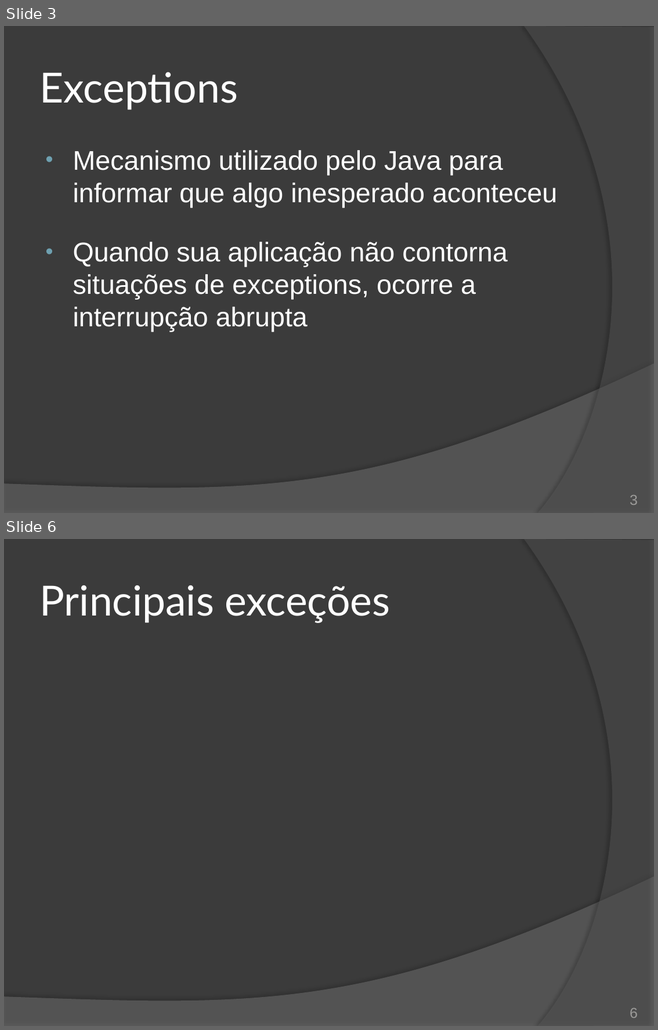
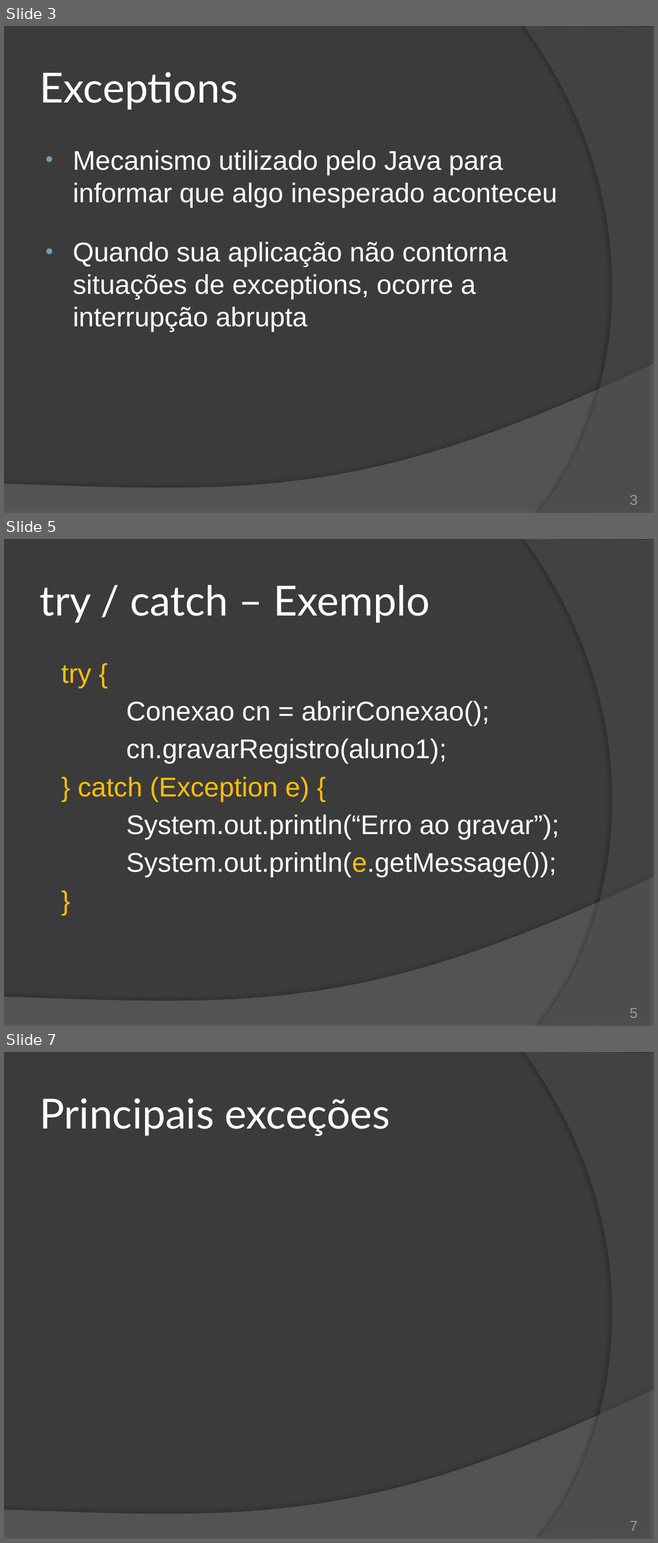
Before and after one commit to duchesqui/slzvieira-training, a slide deck: 2-Java-Programmer-Modulo-II/12.Capitulo06.pptx. Shown one above the other, each under a label of ours: slides 3 and 6 before the commit, slides 3, 5 and 7 after it; the slides between them are not shown. The pictures are 658x1030 and 658x1543 pixels, drawn with LibreOffice and Linux fonts; fonts in the diff are those of the drawing. Boxes give left, top, right and bottom in pixels: in the first picture for what was removed or moved away, otherwise in the second. Text is boxed around its words. In the diff, an @@ line names an element or a change of style, - is before the commit and + after.

```diff
--- a/2-Java-Programmer-Modulo-II/12.Capitulo06.pptx
+++ b/2-Java-Programmer-Modulo-II/12.Capitulo06.pptx
@@ slide 5 added at [4, 539, 654, 1026], background #3B3B3B; not listed: 2 template elements that a slide beside it also shows @@
@@ title added at [40, 585, 429, 623], 46 pt, text #FFFFFF @@
+try / catch – Exemplo
@@ text added at [61, 665, 559, 878], 30 pt, text #FFFFFF @@
+try {
+Conexao cn = abrirConexao();
+cn.gravarRegistro(aluno1);
+} catch (Exception e) {
+System.out.println(“Erro ao gravar”);
+System.out.println(e.getMessage());
+}
@@ page number added at [629, 1008, 637, 1018], 16 pt, text #9D9B9A @@
+5
@@ what was slide 6 is now slide 7 @@
@@ page number at [629, 1521, 637, 1531]: text changed @@
-6
+7
```
Also in this commit, not shown: 1 slide changed, 1 other slide added, 1 slide removed.
